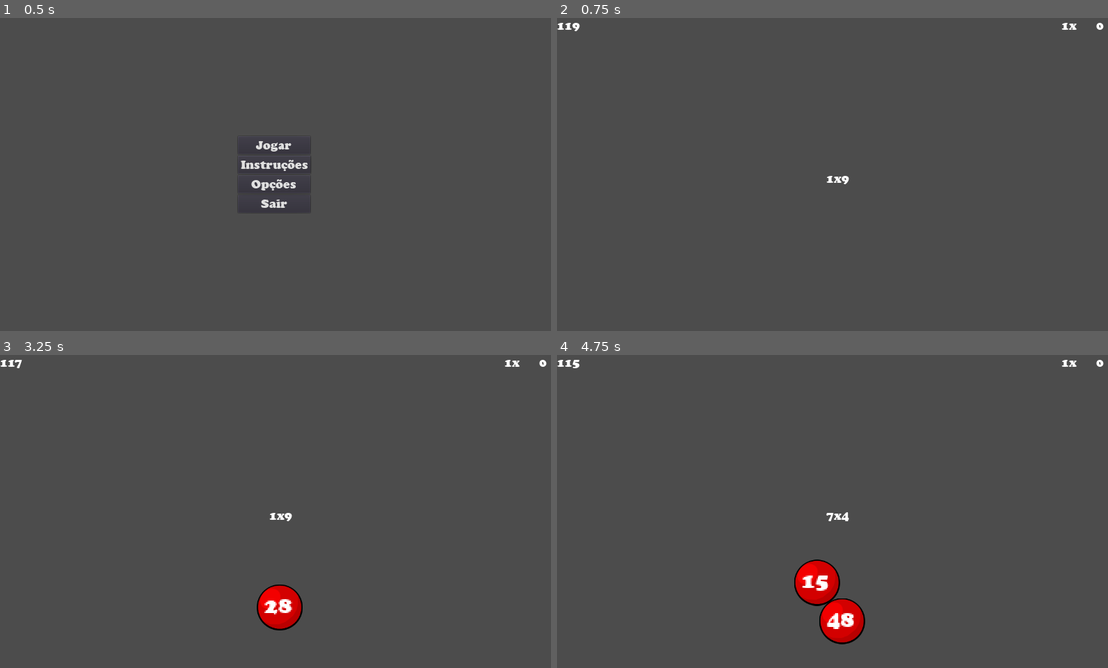
Above: before the commit, frames 1-4 (two rows, left to right).
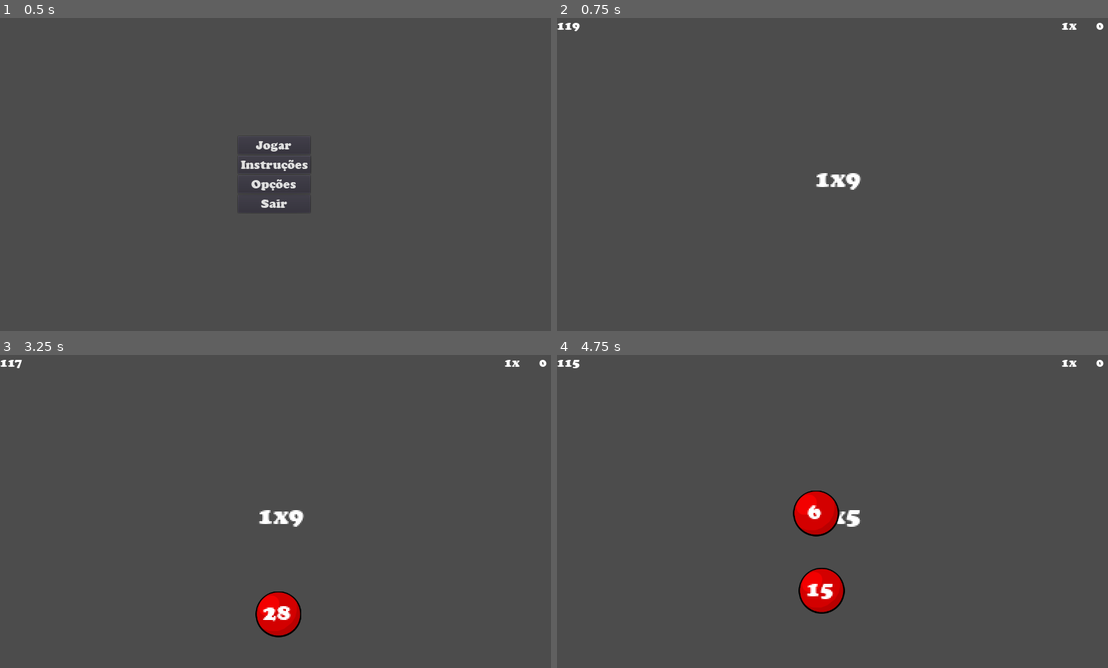
Above: after the commit, the same moments.

Repository: rpeixe/Tabolhada
Game: Godot game, scene res://scenes/MainMenu.tscn
Two runs of this game, one before a commit and one after it. Both use one fixed random seed, a clock stepped at 60 frames per second and the inputs below.
Inputs (mouse positions are in pixels of both pictures, inside the frame that each line leads up to):
- Up to frame 1 (0.5 s): no input
- Up to frame 2 (0.75 s): click "Jogar" at 0.5 s
- Up to frame 3 (3.25 s): tap Enter at 1.25, 2.75 s; move the mouse to (402, 495) at 1.27 s; click (402, 495) at 1.42 s; tap Space at 2 s; move the mouse to (165, 527) at 2.02 s; click (165, 527) at 2.17 s; move the mouse to (336, 442) at 2.77 s; click (336, 442) at 2.92 s
- Up to frame 4 (4.75 s): move the mouse to (838, 592) at 3.52 s; click (838, 592) at 3.67 s; move the mouse to (821, 574) at 4.27 s; click (821, 574) at 4.42 s

Frame 1 is identical in both runs. In frame 2, 0.3% of the frame differs, in the area x 46-56%, y 49-55%; in frame 3, 1.1%; in frame 4, 3.0%, in the area x 42-56%, y 43-93%.

Commit message:
Velocidade

Diff:
--- a/scenes/MainGame.tscn
+++ b/scenes/MainGame.tscn
@@ -22,14 +22,6 @@
 [sub_resource type="RectangleShape2D" id=2]
 extents = Vector2( 10, 360 )
 
-[sub_resource type="SpriteFrames" id=4]
-animations = [ {
-"frames": [  ],
-"loop": true,
-"name": "default",
-"speed": 5.0
-} ]
-
 [node name="MainGame" type="Node2D"]
 script = ExtResource( 1 )
 
@@ -48,6 +40,9 @@
 margin_top = -8.5
 margin_right = 20.0
 margin_bottom = 26.5
+grow_horizontal = 2
+grow_vertical = 2
+rect_scale = Vector2( 2, 2 )
 rect_pivot_offset = Vector2( 20, 17.5 )
 
 [node name="Score" type="Label" parent="UI"]
@@ -103,7 +98,7 @@
 script = ExtResource( 2 )
 
 [node name="ShortTimer" type="Timer" parent="Spawner"]
-wait_time = 0.5
+wait_time = 0.65
 
 [node name="LongTimer" type="Timer" parent="Spawner"]
 wait_time = 2.0
@@ -140,9 +135,6 @@
 one_shot = true
 autostart = true
 
-[node name="AnimatedSprite" type="AnimatedSprite" parent="GameTimer"]
-frames = SubResource( 4 )
-
 [node name="ScoreResetTimer" type="Timer" parent="."]
 wait_time = 20.0
 autostart = true
--- a/scripts/Bubble.gd
+++ b/scripts/Bubble.gd
@@ -8,8 +8,8 @@
 
 func _ready():
 	rng.randomize()
-	var x_velocity = rng.randf_range(-100, 100)
-	var y_velocity = rng.randf_range(-100, -200)
+	var x_velocity = rng.randf_range(-150, 150)
+	var y_velocity = rng.randf_range(-200, -300)
 	apply_central_impulse(Vector2(x_velocity, y_velocity))
 
 
Not shown: 1 places in scenes/MainGame.tscn that only renumber resources
